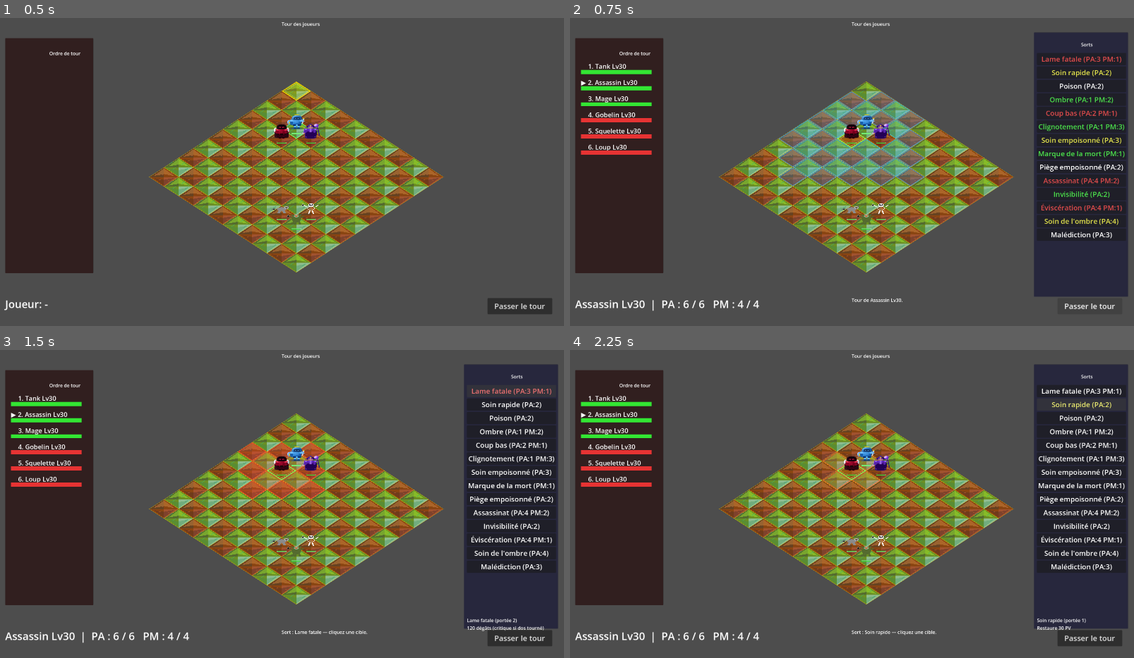
Above: before the commit, frames 1-4 (two rows, left to right).
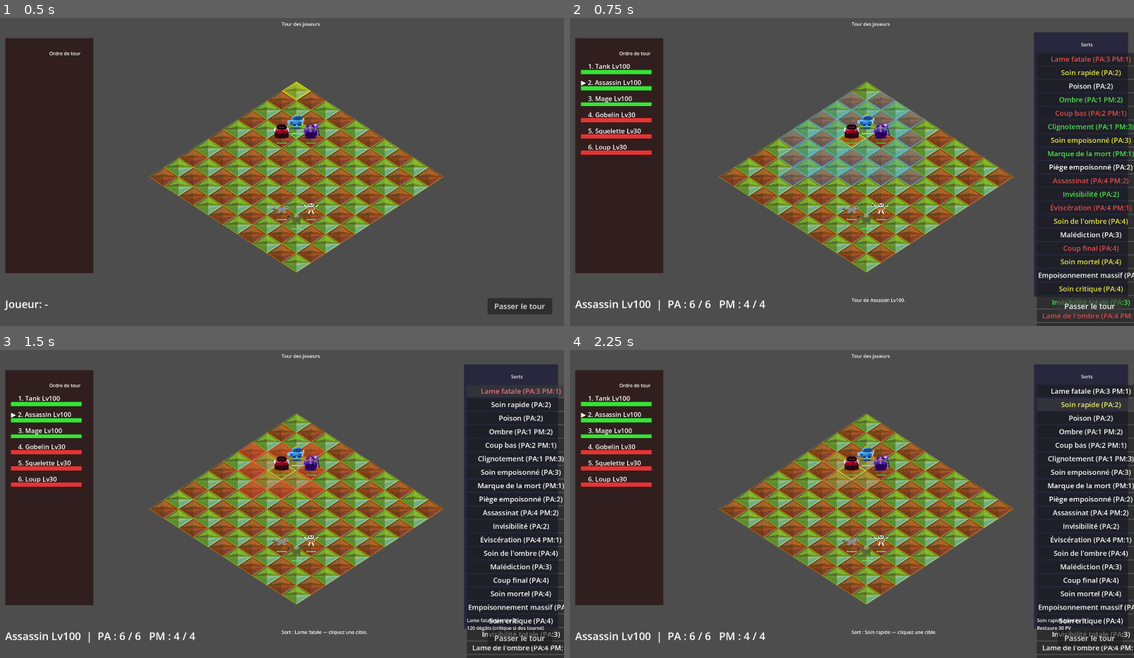
Above: after the commit, the same moments.

Repository: CharlieG42/Zimut
Game: Godot game, scene res://scenes/Main.tscn
Same seed, same stepped clock (60 frames per second), same inputs: the game is played once before the commit and once after it.
Inputs:
- Up to frame 1 (0.5 s): no input
- Up to frame 2 (0.75 s): click "Passer le tour" at 0.5 s
- Up to frame 3 (1.5 s): click "Lame fatale (PA:3 PM:1)" at 1.25 s
- Up to frame 4 (2.25 s): click "Soin rapide (PA:2)" at 2 s

Frame 1 is identical in both runs. In frame 2, 4.7% of the frame differs, in the area x 8-100%, y 11-100%; in frame 3, 4.6%; in frame 4, 4.6%.

Commit message:
Increase DEFAULT_PLAYER_LEVEL to 100 to include all spells
- Changed DEFAULT_PLAYER_LEVEL from 30 to 100
- This ensures all spells (up to level 50) are available to players
- Tank: 21 spells, Assassin: 21, Chasseur: 20, Mage: 21, Support: 30, Invocateur: 22
- Previously only spells with level <= 30 were included, resulting in 1-2 spells per player
- Now all spells are available regardless of their level requirement

Co-authored-by: CharlieG42 <CharlieG42@users.noreply.github.com>

Diff:
--- a/prototype/Godot_iso/scripts/GameManager.gd
+++ b/prototype/Godot_iso/scripts/GameManager.gd
@@ -9,7 +9,7 @@
 const CELL_SIZE        := Vector2i(100, 100)
 const CELL_HALF_OFFSET := Vector2i(50, 50)
 
-const DEFAULT_PLAYER_LEVEL := 30
+const DEFAULT_PLAYER_LEVEL := 100
 const DEFAULT_ENEMY_LEVEL  := 30
 
 const COLORS: Dictionary = {
